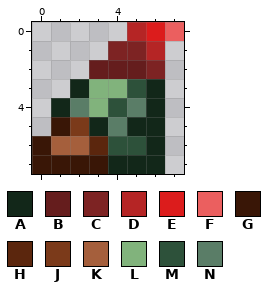
Pixel-art sprite: Resources/Textures/Gores/LumberLeg.png. The picture above was drawn from the file before the commit.
The file is 16x16 pixels, drawn in blocks of 2x2; one block is one cell here.
Palette (. is transparent): A #122719  B #651d1d  C #7d2323  D #b52525  E #dc1c1c  F #eb5f5f  G #391606  H #5b260d  J #7b3a1a  K #a55f3c  L #81b37c  M #2d513a  N #5a7d67
After:
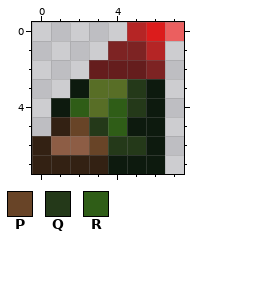
Colours new in this view: P #684427  Q #243919  R #2f5d17
The edit:
Colour A changes from #122719 to #0d1a0e.
Colour G changes from #391606 to #332113.
Colour K changes from #a55f3c to #8d5d45.
Colour L changes from #81b37c to #586e26.
Colour H gives way to colour P in row 6 at x 3.
Colour J gives way to colour P in row 5 at x 2.
Colour A gives way to colour Q in row 5 at x 3.
Colour M gives way to colour Q in row 3 at x 5; in row 6 at x 4 to 5.
Colour N gives way to colour Q in row 4 at x 5.
Colour M gives way to colour R in row 4 at x 4.
Colour N gives way to colour R in row 4 at x 2; in row 5 at x 4.
Where, in picture pixels (left, top, right, bottom), the same in both pictures:
changed: (32, 79, 165, 174)
